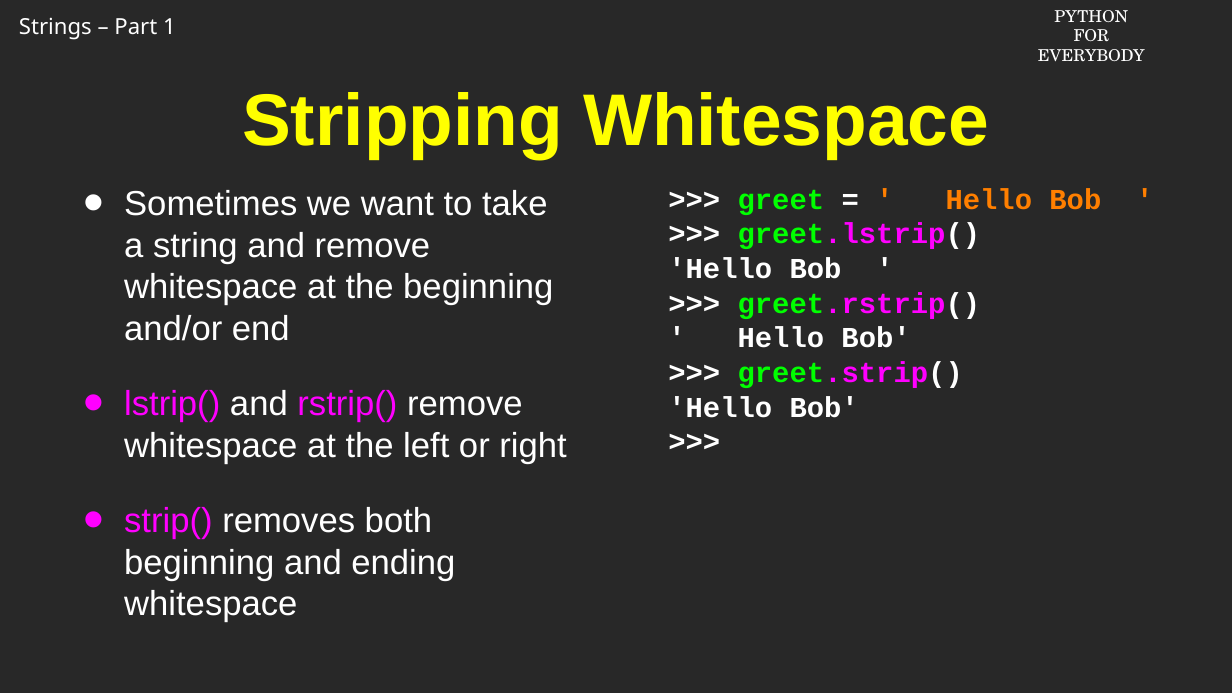
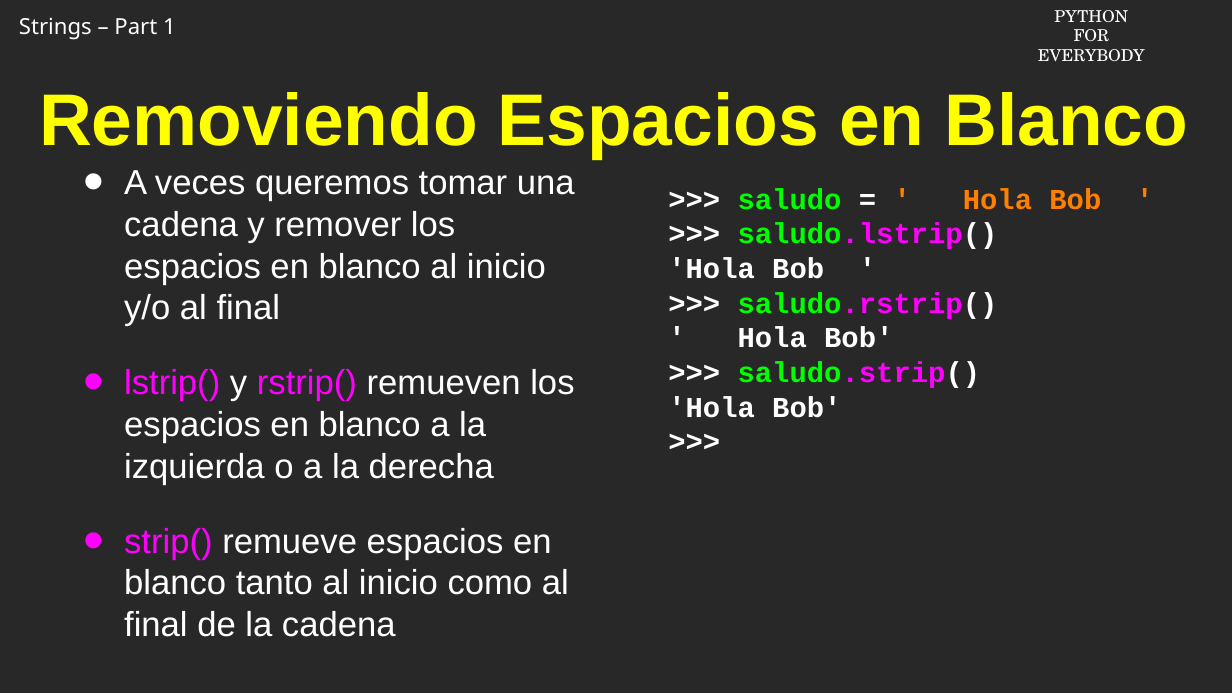
Before and after one commit to csev/py4e, a slide deck: slide 11 of ai/6.2.pptx. Drawn at 1232x693 pixels with LibreOffice and Linux fonts; fonts in the diff are those of the drawing; background and template pictures are left out. Boxes give left, top, right and bottom in pixels: in the first picture for what was removed or moved away, otherwise in the second. Text is boxed around its words. In the diff, an @@ line names an element or a change of style, - is before the commit and + after.

```diff
--- a/ai/6.2.pptx
+++ b/ai/6.2.pptx
@@ title at (39,92,1189,159): text changed @@
-Stripping Whitespace
+Removiendo Espacios en Blanco
@@ text at (124,170,575,637): text changed @@
-• Sometimes we want to take a string and remove whitespace at the beginning and/or end
-• lstrip() and rstrip() remove whitespace at the left or right
-• strip() removes both beginning and ending whitespace
+• A veces queremos tomar una cadena y remover los espacios en blanco al inicio y/o al final
+• lstrip() y rstrip() remueven los espacios en blanco a la izquierda o a la derecha
+• strip() remueve espacios en blanco tanto al inicio como al final de la cadena
@@ text at (668,188,1101,418): text changed @@
->>> greet = ' Hello Bob '
->>> greet.lstrip()
-'Hello Bob '
->>> greet.rstrip()
-' Hello Bob'
->>> greet.strip()
-'Hello Bob'
+>>> saludo = ' Hola Bob '
+>>> saludo.lstrip()
+'Hola Bob '
+>>> saludo.rstrip()
+' Hola Bob'
+>>> saludo.strip()
+'Hola Bob'
```
Also in this commit, not shown: 13 other slides changed, 1 slide added, 1 slide removed.
